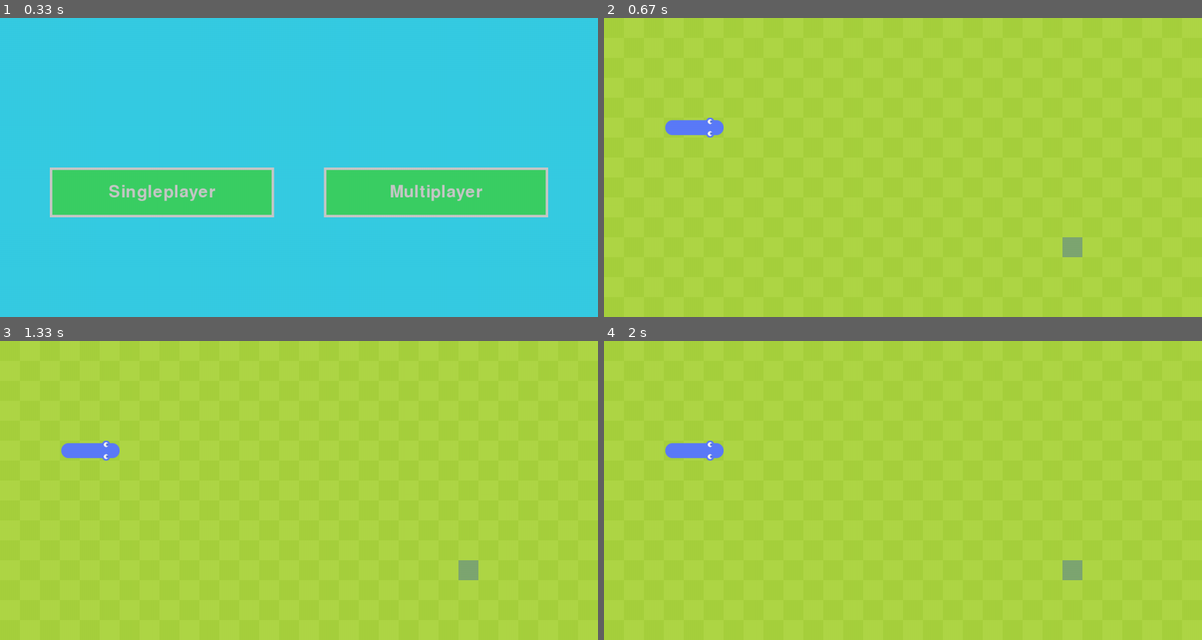
Above: before the commit, frames 1-4 (two rows, left to right).
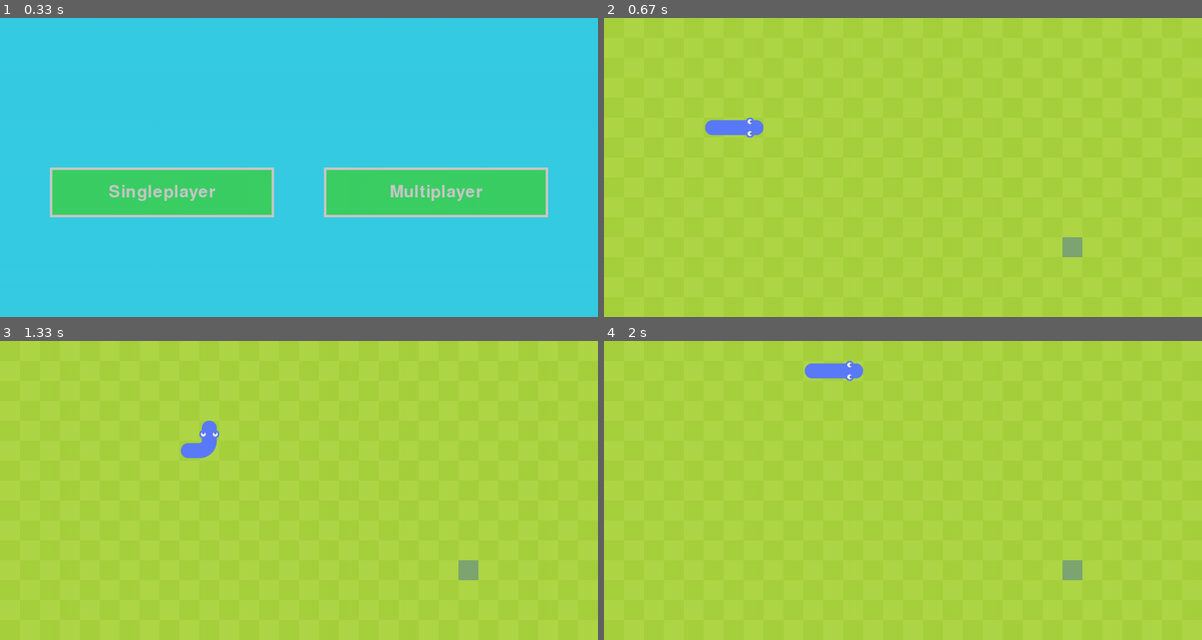
Above: after the commit, the same moments.

Repository: Chiarasenu/PYGAME-GIOCO-3P
Game: pygame game, started from gioco/gioco_snake.py
The game is run twice, just before and just after one commit, with the same random seed, the same clock (stepped at 60 frames per second) and the same inputs.
Inputs (mouse positions are in pixels of both pictures, inside the frame that each line leads up to):
- Up to frame 1 (0.33 s): no input
- Up to frame 2 (0.67 s): click (765, 191) at 0.38 s
- Up to frame 3 (1.33 s): hold D 0.67-1.13 s; move the mouse to (275, 502) at 0.7 s; hold W from 1.17 s (still down)
- Up to frame 4 (2 s): release W at 1.63 s; hold D from 1.67 s (still down)

Frame 1 is identical in both runs. In frame 2, 0.8% of the frame differs, in the area x 10-27%, y 33-40%; in frame 3, 1.0%; in frame 4, 1.0%, in the area x 10-44%, y 6-40%.

Commit message:
Movimento implementato

Diff:
--- a/gioco/commenti.py
+++ b/gioco/commenti.py
@@ -9,3 +9,21 @@
 # ogg_frutta = frutta(screen, [randint(0, numero_celle -1),
 #  randint(0, numero_celle -1)], lato_celle, enum_frutta.MELA.name,
 #  enum_frutta.MELA.value)
+
+# Gestione degli eventi:
+# Il movimento del serpente deve essere aggiornato
+# in ogni ciclo del gioco. Attualmente,
+# la chiamata alla funzione update() viene
+# eseguita solo quando viene rilevata una
+# pressione di tasto, ma dovrebbe essere
+# eseguita indipendentemente dagli eventi
+# della tastiera.
+
+# Inizializzazione della direzione del serpente:
+# Assicurati che il serpente inizi con una direzione
+# predefinita, altrimenti non si muoverà.
+
+# Uso corretto della variabile self.nuovo_blocco:
+# Hai alcune incoerenze con l'uso della variabile
+# self.nuovo_blocco e self.nuovo_corpo nel metodo
+# muovi_snake.
--- a/gioco/gioco_snake.py
+++ b/gioco/gioco_snake.py
@@ -86,27 +86,25 @@
             if event.type == pygame.QUIT:
                 pygame.quit()
                 exit()
-            # if event.type == SCREEN_UPDATE:
-
-                main_game.update()
+            if event.type == SCREEN_UPDATE:
+                update()
                 # key = pygame.key.get_pressed()
 
 
-            key = pygame.key.get_pressed()
-
-            if key[K_w]:
-                if snake_blu.direzione.y != 1:
-                    snake_blu.direzione = Vector2(0, -1)
-            if key[K_d]:
-                if snake_blu.direzione.x != -1:
-                    snake_blu.direzione = Vector2(1, 0)
-            if key[K_s]:
-                if snake_blu.direzione.y != -1:
-                    snake_blu.direzione = Vector2(0, 1)
-            if key[K_a]:
-                if snake_blu.direzione.x != 1:
-                    snake_blu.direzione = Vector2(-1, 0)
-                update()
+        key = pygame.key.get_pressed()
+        if key[K_w]:
+            if snake_blu.direzione.y != 1:
+                snake_blu.direzione = Vector2(0, -1)
+        if key[K_d]:
+            if snake_blu.direzione.x != -1:
+                snake_blu.direzione = Vector2(1, 0)
+        if key[K_s]:
+            if snake_blu.direzione.y != -1:
+                snake_blu.direzione = Vector2(0, 1)
+        if key[K_a]:
+            if snake_blu.direzione.x != 1:
+                snake_blu.direzione = Vector2(-1, 0)
+            update()
             # if event.type == pygame.KEYDOWN:
             #     if event.key == pygame.K_UP:
             #         if main_game.snake.direzione.y != 1:
--- /dev/null
+++ b/gioco/prova.py
@@ -0,0 +1,154 @@
+import pygame
+from pygame.locals import *
+from sys import exit
+from pygame import Vector2
+from snake_blu import Snake_Blu
+from snake_rosso import Snake_Rosso
+from bottone import Bottone
+from frutta2 import Frutta
+from random import randint
+
+pygame.init()
+clock = pygame.time.Clock()
+FPS = 60
+
+# schermo
+numero_celle = 30
+lato_celle = 40
+
+SCREEN_WIDTH = numero_celle * lato_celle
+SCREEN_HEIGHT = numero_celle * lato_celle / 2
+
+screen = pygame.display.set_mode((SCREEN_WIDTH, SCREEN_HEIGHT))
+pygame.display.set_caption('Snake')
+schermo_gioco = pygame.image.load("gioco/Immagini/sfondo1.png")
+schermo_gioco = pygame.transform.scale(schermo_gioco, (1200, 600))
+
+AZZURRO = (54, 204, 227)
+
+# bottone singleplayer
+bottone_single = Bottone(screen,
+                         [100, 300],  # pos
+                         [450, 100],  # size
+                         "Singleplayer")
+
+# bottone multiplayer
+bottone_multi = Bottone(screen,
+                        [650, 300],  # pos
+                        [450, 100],  # size
+                        "Multiplayer")
+
+SCREEN_UPDATE = pygame.USEREVENT
+pygame.time.set_timer(SCREEN_UPDATE, 150)
+
+snake_blu = Snake_Blu()
+snake_rosso = Snake_Rosso()
+frutta = Frutta()
+
+def draw_erba():
+    grass_color = (167, 209, 61)
+    for riga in range(numero_celle):
+        if riga % 2 == 0:
+            for col in range(numero_celle):
+                if col % 2 == 0:
+                    grass_rect = pygame.Rect(col * lato_celle, riga * lato_celle, lato_celle, lato_celle)
+                    pygame.draw.rect(screen, grass_color, grass_rect)
+        else:
+            for col in range(numero_celle):
+                if col % 2 != 0:
+                    grass_rect = pygame.Rect(col * lato_celle, riga * lato_celle, lato_celle, lato_celle)
+                    pygame.draw.rect(screen, grass_color, grass_rect)
+
+def draw():
+    draw_erba()
+    frutta.draw_frutta()
+    snake_blu.draw_snake(lato_celle, screen)
+
+def controllo_collisioni():
+    if frutta.pos == snake_blu.corpo[0]:
+        frutta.randomizza()
+        snake_blu.aggiugi_blocco()
+
+    for blocco in snake_blu.corpo[1:]:
+        if blocco == frutta.pos:
+            frutta.randomizza()
+
+def update():
+    snake_blu.muovi_snake()
+    controllo_collisioni()
+
+def singleplayer():
+    while True:
+        pygame.display.set_caption("Singleplayer")
+        for event in pygame.event.get():
+            if event.type == pygame.QUIT:
+                pygame.quit()
+                exit()
+            if event.type == SCREEN_UPDATE:
+                update()
+
+        key = pygame.key.get_pressed()
+        if key[K_w] and snake_blu.direzione != Vector2(0, 1):
+            snake_blu.direzione = Vector2(0, -1)
+        if key[K_d] and snake_blu.direzione != Vector2(-1, 0):
+            snake_blu.direzione = Vector2(1, 0)
+        if key[K_s] and snake_blu.direzione != Vector2(0, -1):
+            snake_blu.direzione = Vector2(0, 1)
+        if key[K_a] and snake_blu.direzione != Vector2(1, 0):
+            snake_blu.direzione = Vector2(-1, 0)
+
+        screen.fill((175, 215, 70))
+        draw()
+        pygame.display.update()
+        clock.tick(60)
+
+def multiplayer():
+    while True:
+        for event in pygame.event.get():
+            if event.type == pygame.QUIT:
+                pygame.quit()
+                exit()
+
+        pygame.display.update()
+        clock.tick(FPS)
+
+def menu():
+    pygame.display.set_caption("MENÙ")
+    while True:
+        screen.fill(AZZURRO)
+        for event in pygame.event.get():
+            if event.type == pygame.QUIT:
+                pygame.quit()
+                # exit()
+            elif event.type == pygame.MOUSEBUTTONDOWN:
+                if bottone_single.rect.collidepoint(pos):
+                    bottone_single.toggle()
+                    screen.blit(schermo_gioco, (0, 0))
+                    singleplayer()
+
+                elif bottone_multi.rect.collidepoint(pos):
+                    bottone_multi.toggle()
+                    screen.blit(schermo_gioco, (0, 0))
+                    multiplayer()
+
+        # cambio colore se passo sopra i tasti singleplayer e multiplayer
+        pos = pygame.mouse.get_pos()
+        if bottone_single.rect.collidepoint(pos):
+            bottone_single.chiaro()
+        else:
+            bottone_single.base()
+        bottone_single.draw()
+
+        pos = pygame.mouse.get_pos()
+        if bottone_multi.rect.collidepoint(pos):
+            bottone_multi.chiaro()
+        else:
+            bottone_multi.base()
+        bottone_multi.draw()
+
+        bottone_single.draw()
+        bottone_multi.draw()
+        pygame.display.update()
+        clock.tick(FPS)
+
+menu()
--- a/gioco/snake_blu.py
+++ b/gioco/snake_blu.py
@@ -13,7 +13,7 @@
 class Snake_Blu:
     def __init__(self) -> None:
         self.corpo = [Vector2(5,5), Vector2(4,5), Vector2(3,5)]
-        self.direzione = Vector2(0,0)
+        self.direzione = Vector2(1,0)
         self.nuovo_corpo = False
 
     # IMMAGINI
@@ -65,11 +65,15 @@
         self.nuovo_blocco = True
 
     def muovi_snake(self):
-        if self.nuovo_corpo == True:
+        if self.nuovo_corpo:
             copia_corpo = self.corpo[:]
             copia_corpo.insert(0, copia_corpo[0] + self.direzione)
             self.corpo = copia_corpo[:]
-            self.nuovo_blocco = False
+            self.nuovo_corpo = False
+        else:
+            copia_corpo = self.corpo[:-1]
+            copia_corpo.insert(0, self.corpo[0] + self.direzione)
+            self.corpo = copia_corpo[:]
 
     def draw_snake(self, lato_cella, screen):
         self.update_testa()
